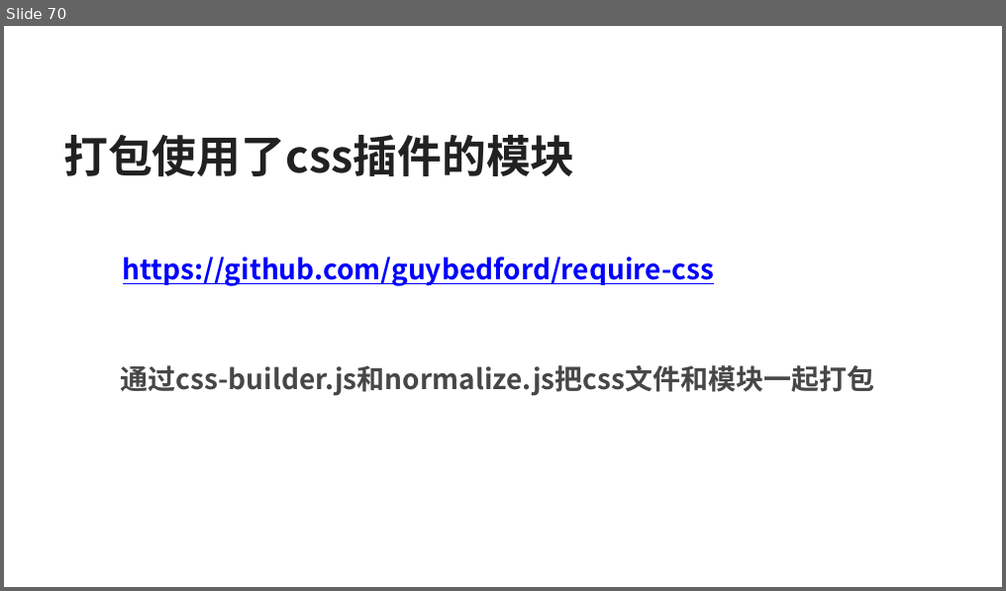
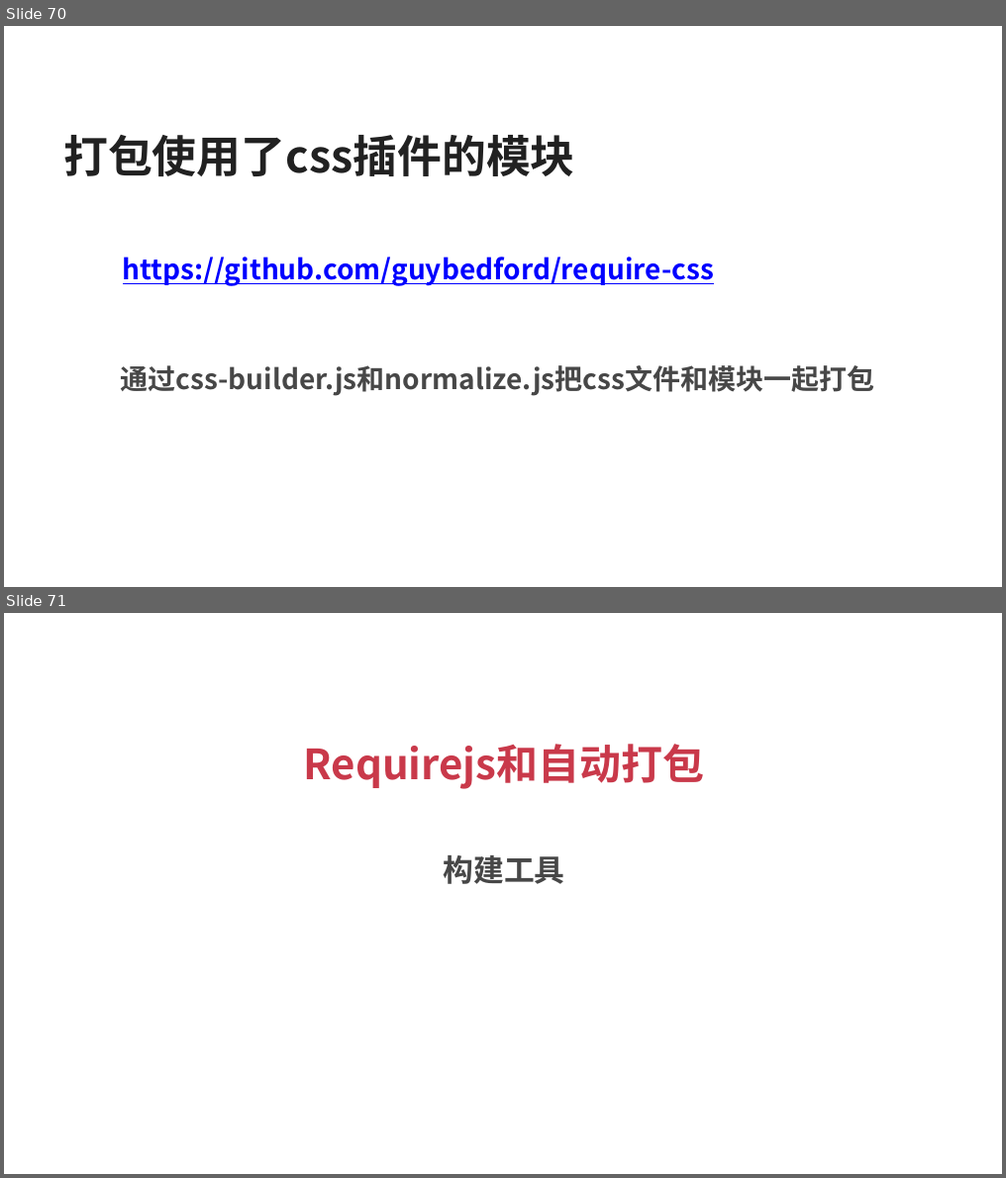
Before and after one commit to silvajs/lecturer, a slide deck: requirejs/doc/requirejs.pptx. Shown one above the other, each under a label of ours: slide 70 before the commit, slides 70 and 71 after it. The pictures are 1006x591 and 1006x1178 pixels, drawn with LibreOffice and Linux fonts; fonts in the diff are those of the drawing. Boxes give left, top, right and bottom in pixels: in the first picture for what was removed or moved away, otherwise in the second. Text is boxed around its words. In the diff, an @@ line names an element or a change of style, - is before the commit and + after.

```diff
--- a/requirejs/doc/requirejs.pptx
+++ b/requirejs/doc/requirejs.pptx
@@ slide 71 added at (4,613,1002,1174), background #FFFFFF @@
@@ title added at (304,744,705,789), 30 pt, text #C9394A, bold @@
+Requirejs和自动打包
@@ text added at (444,856,565,884), 22 pt, text #474747, bold @@
+构建工具
```
Also in this commit, not shown: 11 other slides added, 4 other files.
